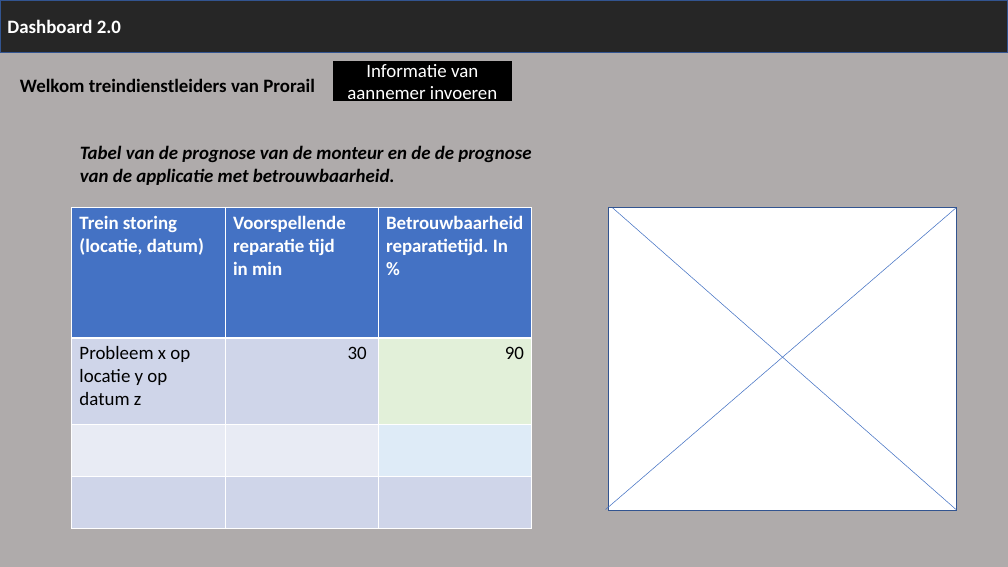
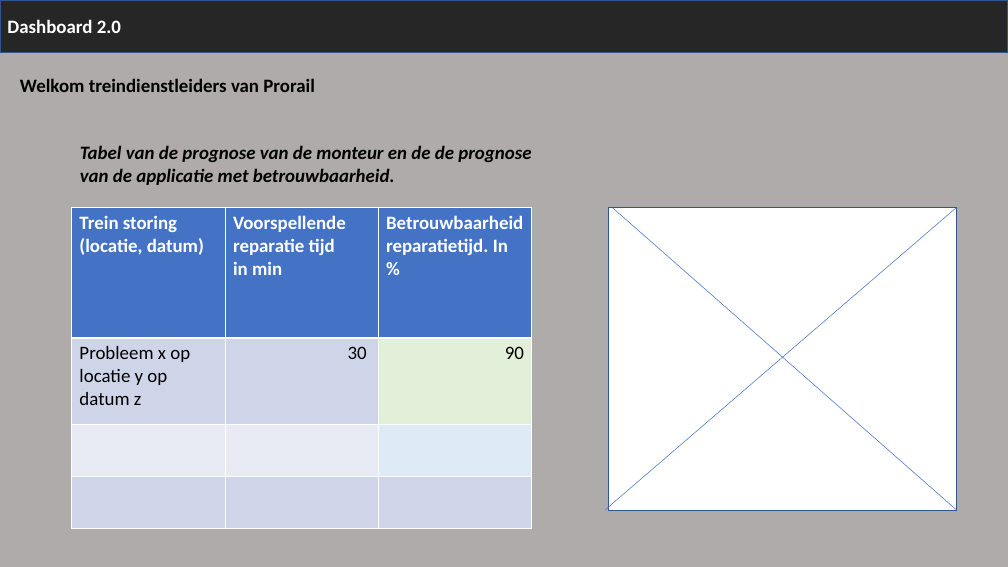
Before and after one commit to AmaryllisLee/DDB_Prorail, a slide deck: slide 2 of Wireframe_dashboard.pptx (slide 3 before the commit). Drawn at 1008x567 pixels with LibreOffice and Linux fonts; fonts in the diff are those of the drawing. Boxes give left, top, right and bottom in pixels: in the first picture for what was removed or moved away, otherwise in the second. Text is boxed around its words. In the diff, an @@ line names an element or a change of style, - is before the commit and + after.

```diff
--- a/Wireframe_dashboard.pptx
+++ b/Wireframe_dashboard.pptx
@@ rectangle removed at (x1=333, y1=62, x2=512, y2=101) @@
-Informatie van aannemer invoeren
```
Also in this commit, not shown: 1 other slide changed, 1 slide removed, 1 other file.
